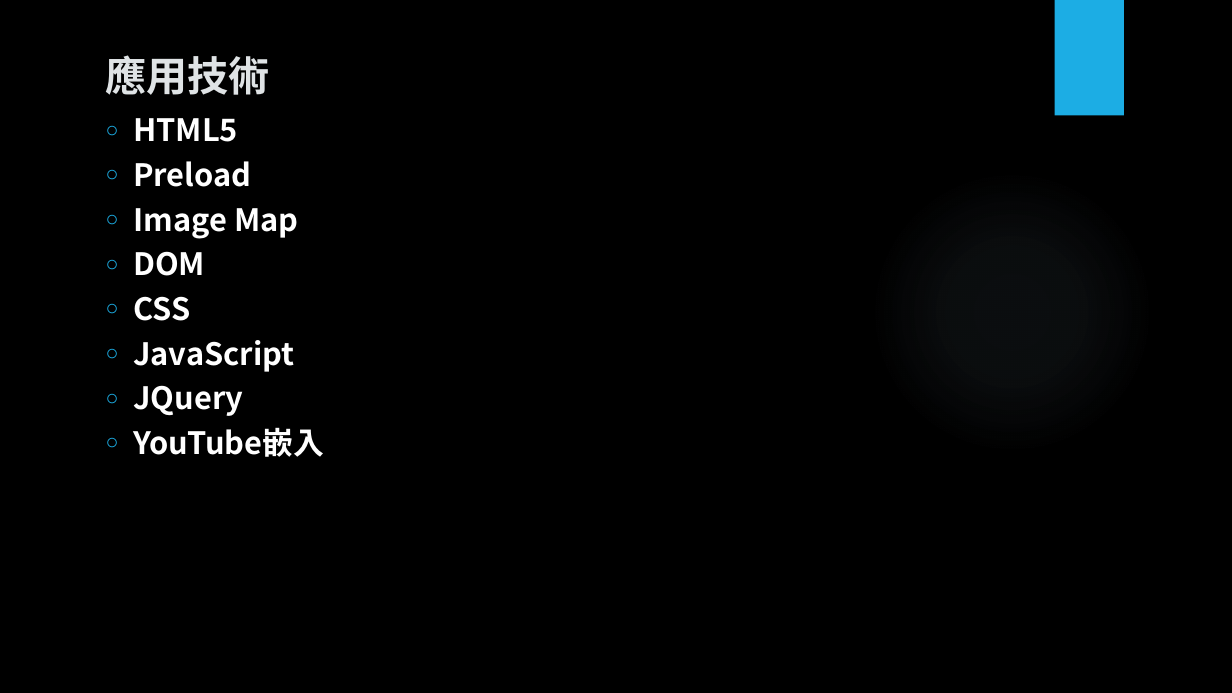
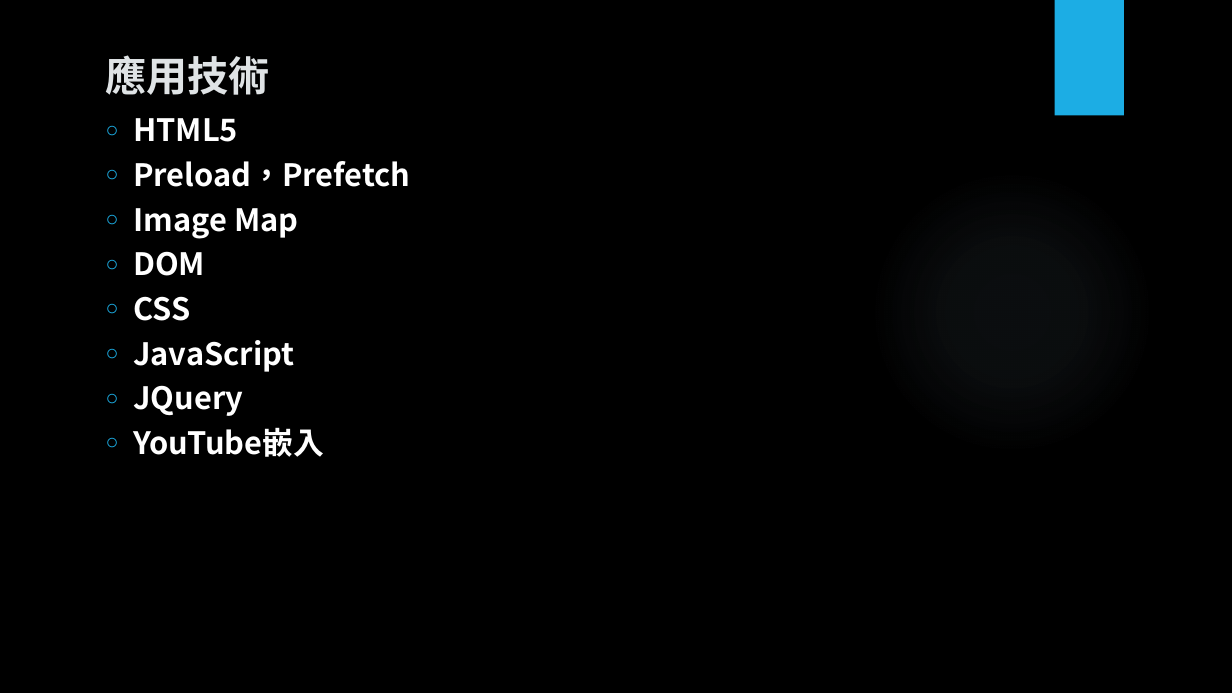
Before and after one commit to allen3325/WebClassProject, a slide deck: slide 4 of NBA名人堂介紹網頁-說明文件.pptx. Drawn at 1232x693 pixels with LibreOffice and Linux fonts; fonts in the diff are those of the drawing; background and template pictures are left out. Boxes give left, top, right and bottom in pixels: in the first picture for what was removed or moved away, otherwise in the second. Text is boxed around its words. In the diff, an @@ line names an element or a change of style, - is before the commit and + after.

```diff
--- a/NBA名人堂介紹網頁-說明文件.pptx
+++ b/NBA名人堂介紹網頁-說明文件.pptx
@@ text at bbox=[133, 161, 410, 187]: text changed @@
-○ Preload
+○ Preload，Prefetch
```
Also in this commit, not shown: 1 other slide changed, 1 other file.
